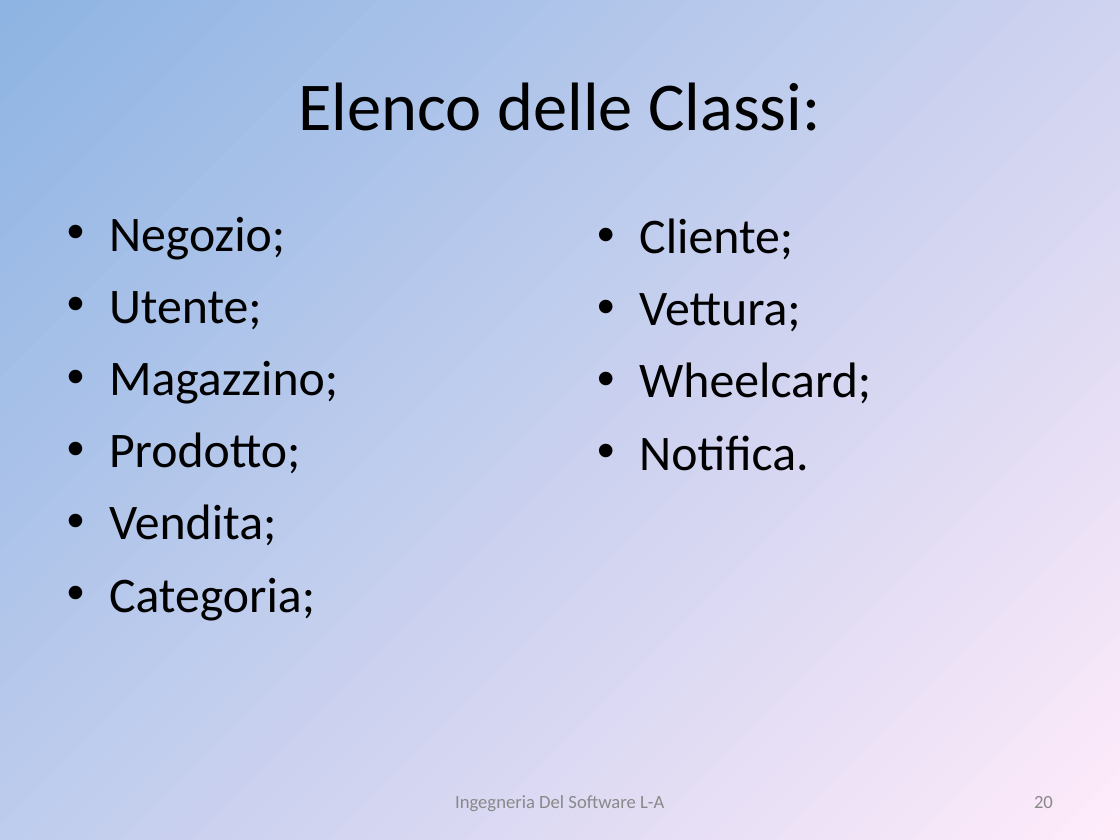
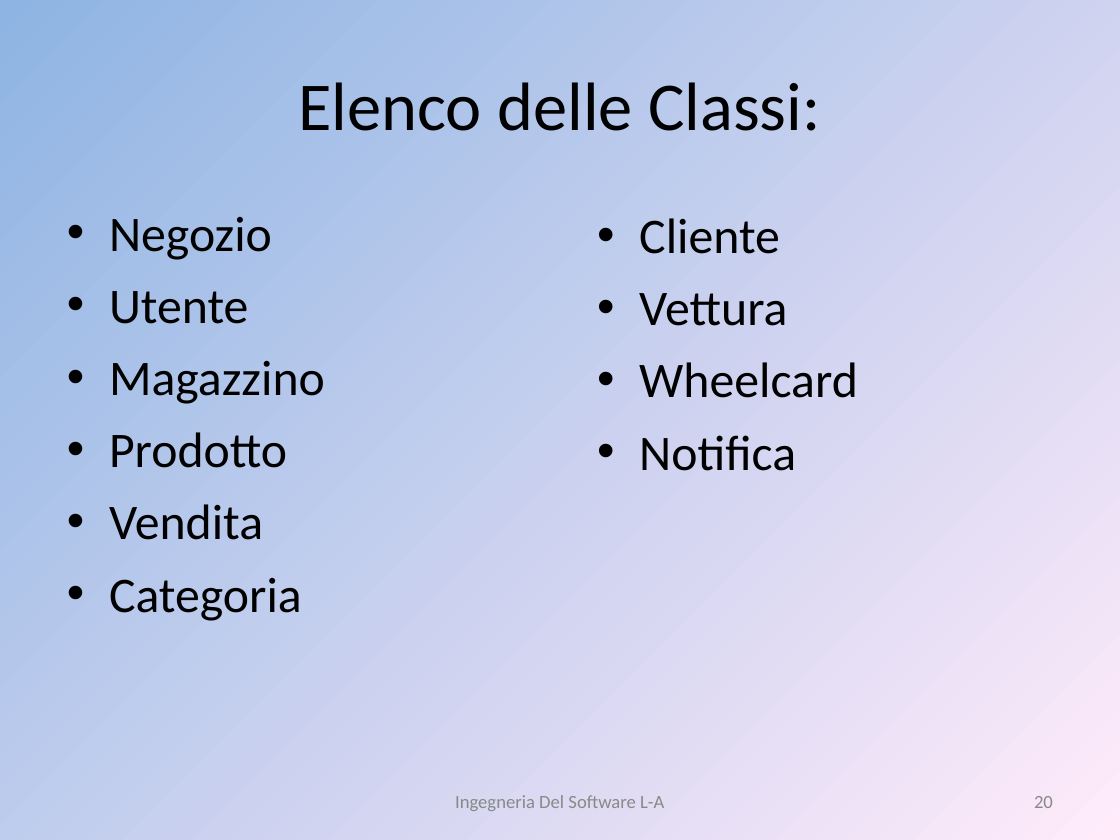
Before and after one commit to liannario/ingsoftbo, a slide deck: slide 20 of ViaggiateSicuri.ppt. Drawn at 1120x840 pixels with LibreOffice and Linux fonts; fonts in the diff are those of the drawing. Boxes give left, top, right and bottom in pixels: in the first picture for what was removed or moved away, otherwise in the second. Text is boxed around its words. In the diff, an @@ line names an element or a change of style, - is before the commit and + after.

```diff
--- a/ViaggiateSicuri.ppt
+++ b/ViaggiateSicuri.ppt
@@ text at box(109, 217, 325, 621): text changed @@
-• Negozio;
-• Utente;
-• Magazzino;
-• Prodotto;
-• Vendita;
-• Categoria;
+• Negozio
+• Utente
+• Magazzino
+• Prodotto
+• Vendita
+• Categoria
@@ text at box(639, 218, 858, 471): text changed @@
-• Cliente;
-• Vettura;
-• Wheelcard;
-• Notifica.
+• Cliente
+• Vettura
+• Wheelcard
+• Notifica
```
